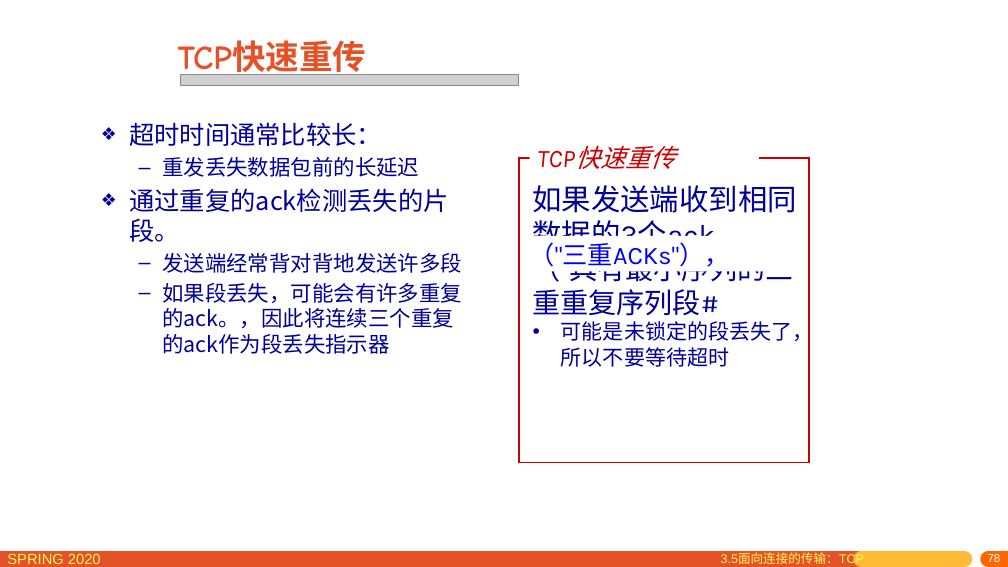
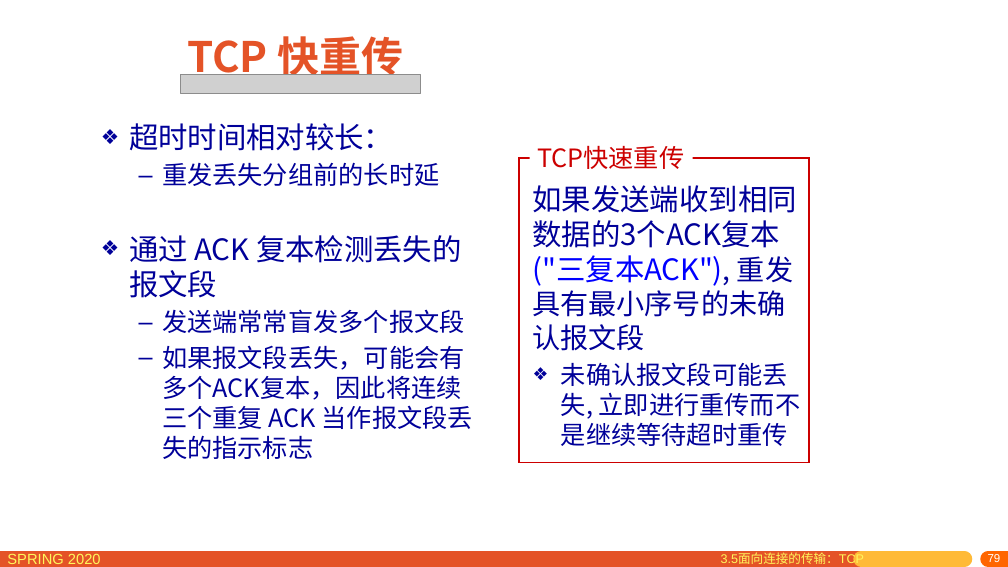
Before and after one commit to network-distributed/presentations, a slide deck: slide 79 of chapter3_cn.pptx (slide 78 before the commit). Drawn at 1008x567 pixels with LibreOffice and Linux fonts; fonts in the diff are those of the drawing; grey boxes stand for pictures. Boxes give left, top, right and bottom in pixels: in the first picture for what was removed or moved away, otherwise in the second. Text is boxed around its words. In the diff, an @@ line names an element or a change of style, - is before the commit and + after.

```diff
--- a/chapter3_cn.pptx
+++ b/chapter3_cn.pptx
@@ title at bbox=[187, 30, 403, 83]: text changed; size 32 to 40 pt; font Comic Neue to Noto Sans CJK SC @@
-TCP快速重传
+TCP 快重传
@@ picture: place and size @@
-picture at bbox=[181, 75, 520, 86]
+picture at bbox=[181, 75, 421, 93]
@@ text at bbox=[129, 123, 473, 459]: text changed; size 20.4 to 24 pt @@
-❖ 超时时间通常比较长：
-  – 重发丢失数据包前的长延迟
-❖ 通过重复的ack检测丢失的片段。
-  – 发送端经常背对背地发送许多段
-  – 如果段丢失，可能会有许多重复的ack。，因此将连续三个重复的ack作为段丢失指示器
+❖ 超时时间相对较长：
+  – 重发丢失分组前的长时延
+❖ 通过 ACK 复本检测丢失的报文段
+  – 发送端常常盲发多个报文段
+  – 如果报文段丢失，可能会有多个ACK复本，因此将连续三个重复 ACK 当作报文段丢失的指示标志
@@ text "TCP快速重传" at bbox=[537, 145, 684, 169]: font Karla to Noto Sans CJK SC, italic off @@
@@ text at bbox=[533, 185, 801, 446]: text changed; size 20 to 28 pt; font Karla to Noto Sans CJK SC @@
-如果发送端收到相同数据的3个ack
-（"具有最小序列的三重重复序列段#
-  • 可能是未锁定的段丢失了，所以不要等待超时
+如果发送端收到相同数据的3个ACK复本("三复本ACK"), 重发具有最小序号的未确认报文段
+❖ 未确认报文段可能丢失, 立即进行重传而不是继续等待超时重传
@@ rectangle removed at bbox=[523, 236, 805, 271] @@
-（"三重ACKs"），
@@ page number at bbox=[988, 554, 1001, 562]: text changed @@
-78
+79
```
Also in this commit, not shown: 74 other slides changed, 1 slide added, 1 other file.
